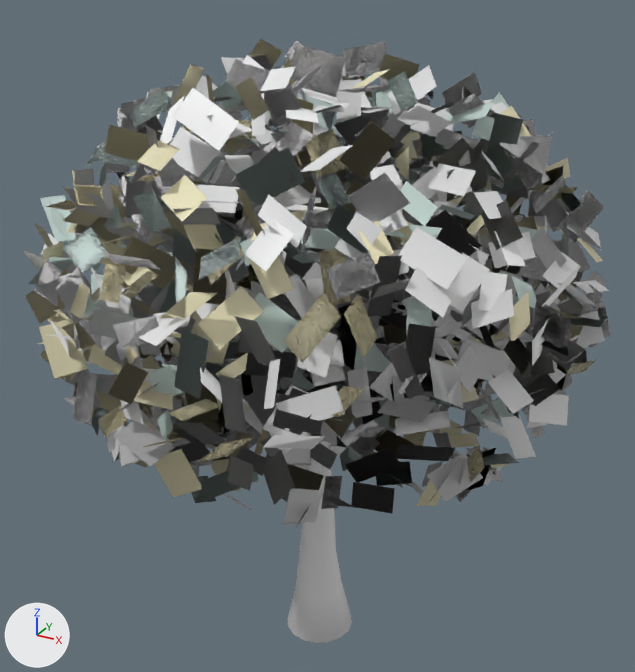
An edit to the glTF model public/models/homes/tree-oak-hero.lod0.glb, drawn before and after from the same camera.
Both versions are drawn from a 50 mm camera at (2.37, -4.31, 4.37) aimed at (-0.04, 0.07, 2.18). The axes (+X, +Y, +Z) are drawn at lower left. The lights are the same throughout. The first picture is the older version. Vertices at exactly the same position are counted once.

Before the edit, the objects in view are built like this:
```python
me_tree_oak_hero = bpy.data.meshes.new('tree-oak-hero')
me_tree_oak_hero.from_pydata(...)  # 15722 vertices, 17050 faces; spans x -0.86..0.86, y -0.83..0.83, z -1.0..1.0
me_tree_oak_hero.materials.append(mat_defaultmaterial)
ob_tree_oak_hero = bpy.data.objects.new('tree-oak-hero', me_tree_oak_hero)
ob_tree_oak_hero.location = (0.0, 0.0, 1.961)
ob_tree_oak_hero.scale = (1.97, 1.97, 1.97)
```
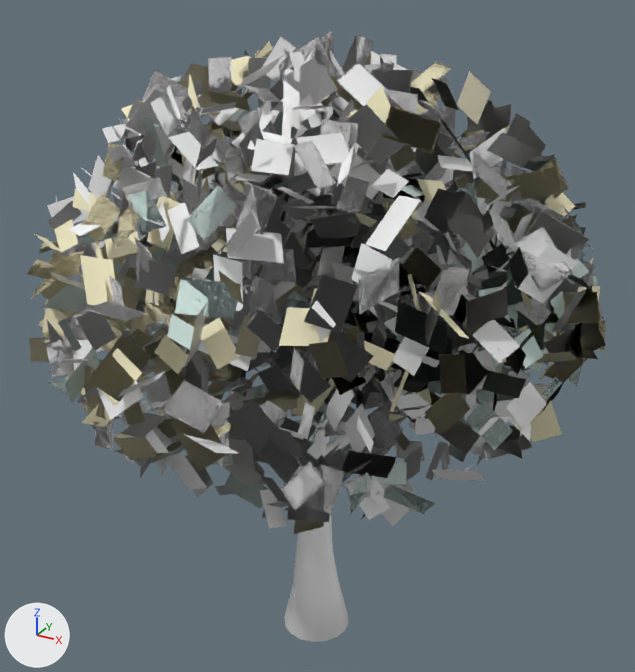
Changed parts and their boxes [x1, y1, x2, y2] in the pictures (635 x 672 px; the box of a moved part takes in the faces that stretch with it):
'tree-oak-hero', reshaped, moved, rescaled
    before: [24, 39, 610, 643]
    after: [27, 30, 606, 642]
part 1 of me_tree_oak_hero, moved or reshaped
    before: [288, 441, 352, 643]
    after: [284, 427, 349, 642]
part 2 of me_tree_oak_hero, moved or reshaped
    before: [329, 420, 379, 457]
    after: [326, 404, 383, 455]
part 3 of me_tree_oak_hero, moved or reshaped (mostly hidden)
    before: [125, 136, 552, 469]
    after: [159, 255, 435, 475]
part 4 of me_tree_oak_hero, recoloured
    before: [24, 39, 610, 642]
    after: [27, 30, 606, 642]

Edits to the bpy script that builds the scene:
```text
Change me_tree_oak_hero:
    used by ob_tree_oak_hero; location = (0.0, 0.0, 1.961); scale = (1.97, 1.97, 1.97)
    remove me_tree_oak_hero.from_pydata(...)  # 15722 vertices, 17050 faces; spans x -0.86..0.86, y -0.83..0.83, z -1.0..1.0
    add me_tree_oak_hero.from_pydata(...)  # 15722 vertices, 17050 faces; spans x -0.84..0.84, y -0.84..0.84, z -1.0..1.0
    me_tree_oak_hero part 1: the loose piece of 96 vertices spanning x -0.11..0.12, y -0.11..0.13, z -1.0..-0.22 is moved by (-0.01, 0.0, 0.0)
    me_tree_oak_hero part 2: the loose piece of 41 vertices spanning x -0.04..0.33, y 0.01..0.41, z -0.37..0.01 is moved by (-0.01, 0.0, -0.01)
    me_tree_oak_hero part 3: 15367 of 15722 vertices moved; they spanned x -0.86..0.86, y -0.83..0.83, z -0.54..1.0 and now span x -0.84..0.84, y -0.84..0.84, z -0.55..1.0; mean shift (0.02, 0.0, 0.0); largest move (-0.14, -0.76, 0.03) -> (0.3, 0.65, 0.63)
    me_tree_oak_hero part 4: 14476 kept faces spanning x -0.84..0.84, y -0.84..0.84, z -1.0..1.0 get new vertex colours
    other edits to the shape of me_tree_oak_hero do not show in these pictures
Change ob_tree_oak_hero:
    ob_tree_oak_hero.location: (0.0, 0.0, 1.961) -> (0.0, 0.0, 1.98)
    ob_tree_oak_hero.scale: (1.97, 1.97, 1.97) -> (1.99, 1.99, 1.99)
```
